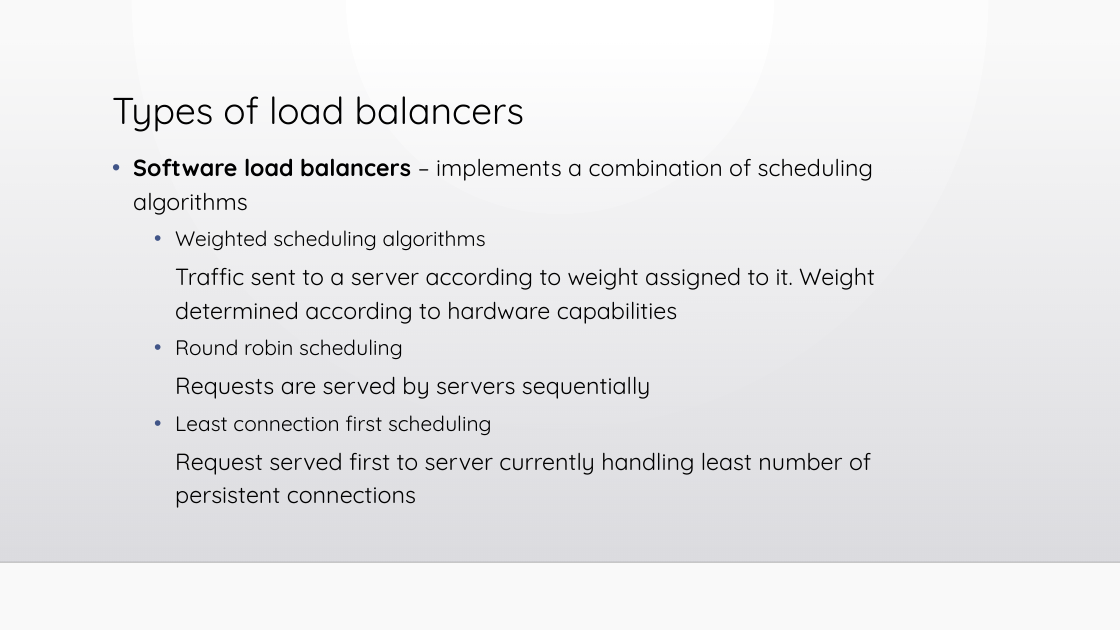
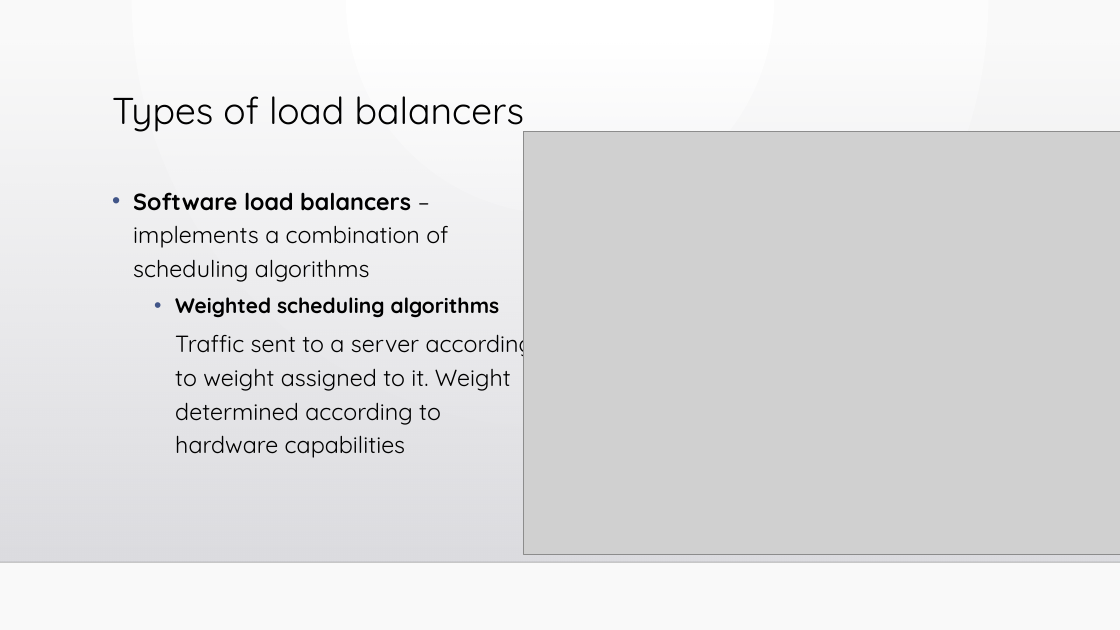
Before and after one commit to Shishir-Kul-012426401/DistributedSystems, a slide deck: slide 5 of Homework 9 - Distributed Applications/load_balancer.pptx (slide 3 before the commit). Drawn at 1120x630 pixels with LibreOffice and Linux fonts; fonts in the diff are those of the drawing; grey boxes stand for pictures; background and template pictures are left out. Boxes give left, top, right and bottom in pixels: in the first picture for what was removed or moved away, otherwise in the second. Text is boxed around its words. In the diff, an @@ line names an element or a change of style, - is before the commit and + after.

```diff
--- a/Homework 9 - Distributed Applications/load_balancer.pptx
+++ b/Homework 9 - Distributed Applications/load_balancer.pptx
@@ picture added at <box>523,132,1120,555</box> @@
@@ text "Software load balancers – implements ...": place and size @@
-text "Software load balancers – implements ..." at <box>133,158,875,508</box>
+text "Software load balancers – implements ..." at <box>133,192,534,458</box>
@@ text at <box>175,297,500,318</box>: bold on in "Weighted scheduling algorithms" @@
@@ text at <box>175,339,871,508</box>: paragraphs removed @@
-  • Round robin scheduling
-  Requests are served by servers sequentially
-  • Least connection first scheduling
-  Request served first to server currently handling least number of persistent connections
```
Also in this commit, not shown: 4 other slides changed, 8 slides added, 1 slide removed.
